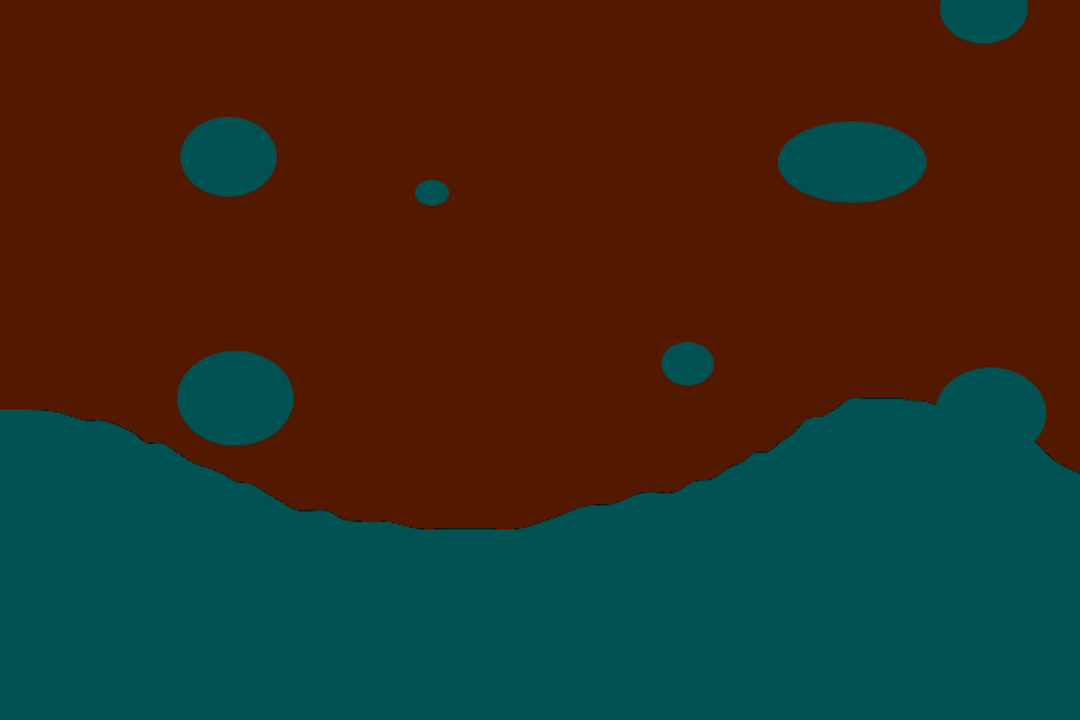
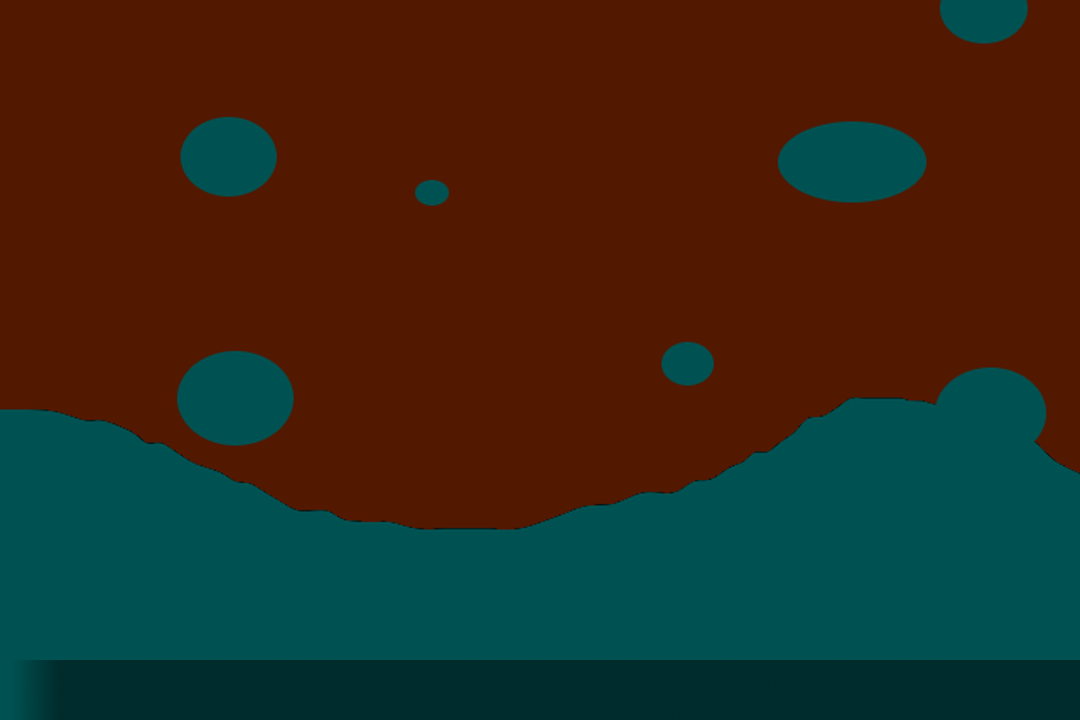
Before/after of a 1080px x 720px layered artwork. What changed in the layer stack:
painted on "bg0.png" over <box>13,660,1080,720</box>
